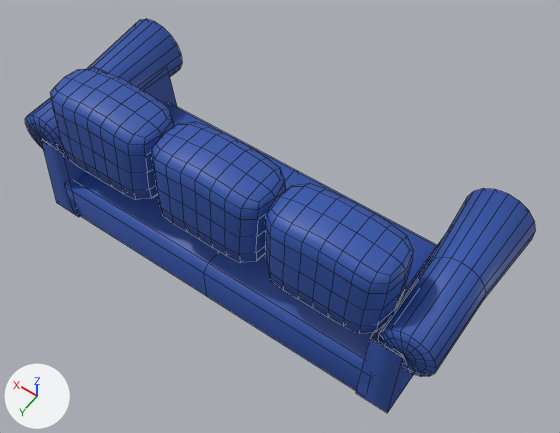
The FBX model womanGameJam2025/Assets/Assets/Props/Soffa.fbx as it was, and as the next commit left it.
One viewpoint serves both versions: a 50 mm lens placed at (-1.59, 2.08, 3.59), pointed at (-0.15, 0.06, 0.42). Arrows for +X, +Y and +Z are at lower left; the lights stay in place. Mesh edges are drawn as thin lines. Where no turn or scale is listed for an object, it has been applied to the vertices.
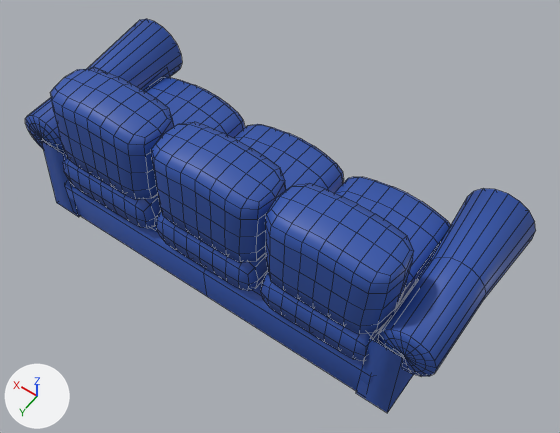
Edits to the bpy script that builds the scene:
```text
Add me_cube_026:
    me_cube_026.from_pydata(...)  # 415 vertices, 384 faces; spans x -0.97..0.99, y -0.38..0.52, z 0.32..0.59
    me_cube_026.materials.append(mat_blue)  # blue #3054ab
Add ob_cube_008:
    ob_cube_008 = bpy.data.objects.new('Cube.008', me_cube_026)
    ob_cube_008.location = (0.0, 0.0, 0.0)
```

Location of each change, [x1, y1, x2, y2] in pixels of the pictures (560 x 433 px):
'Cube.008', added (blue)
    after: [63, 77, 451, 361]
